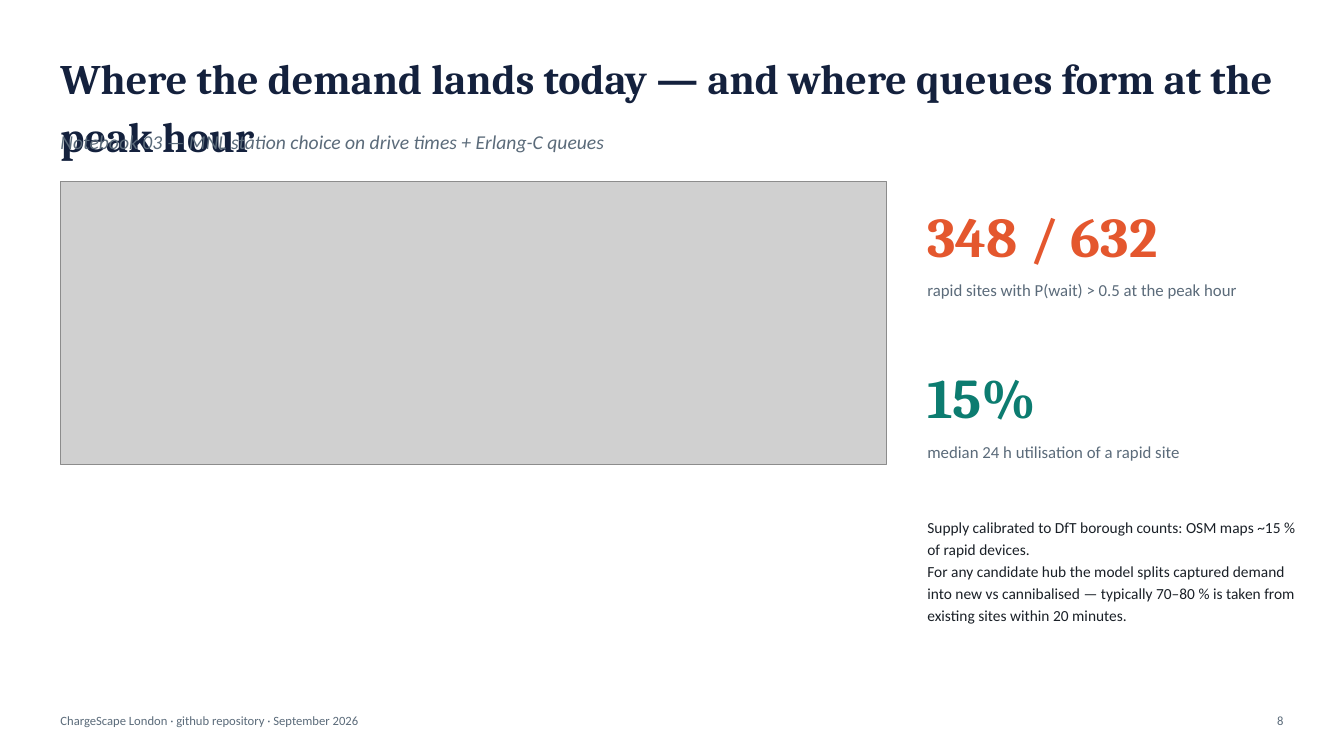
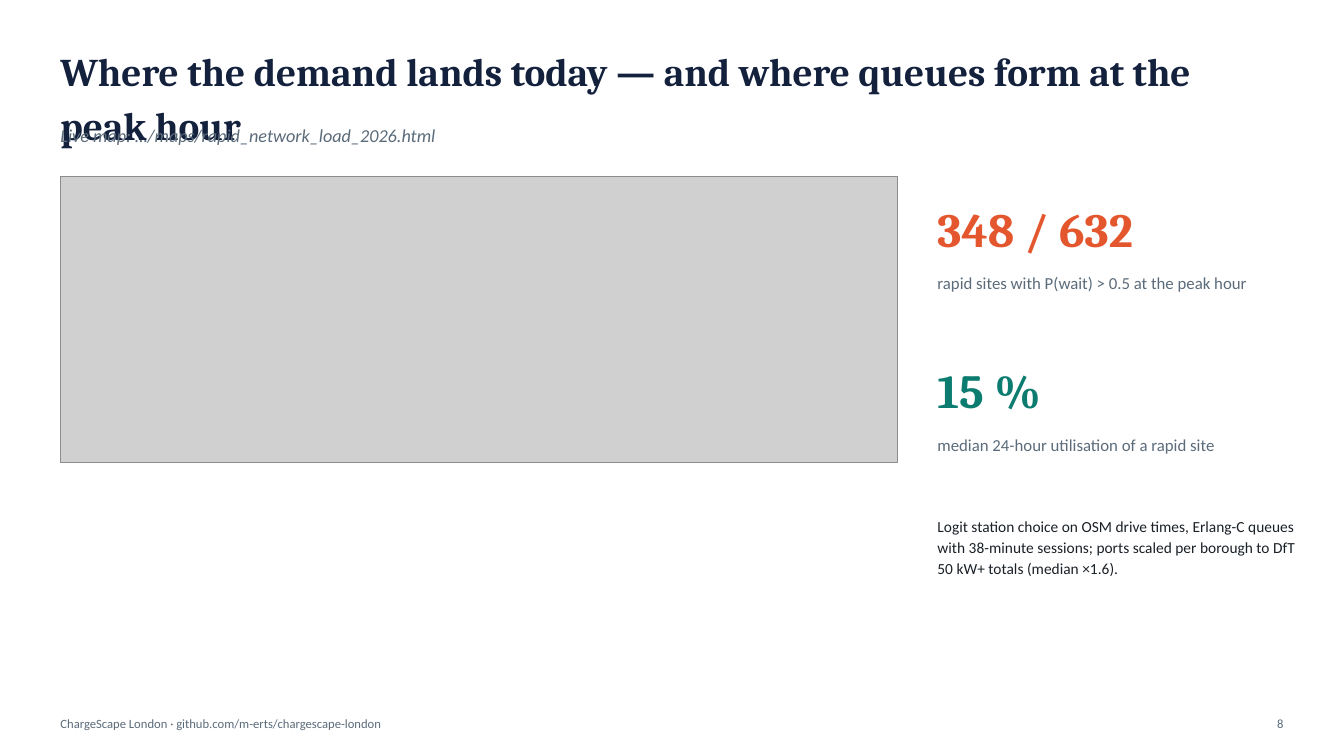
Before and after one commit to m-erts/chargescape-london, a slide deck: slide 8 of reports/ChargeScape_London.pptx. Drawn at 1344x756 pixels with LibreOffice and Linux fonts; fonts in the diff are those of the drawing; grey boxes stand for pictures. Boxes give left, top, right and bottom in pixels: in the first picture for what was removed or moved away, otherwise in the second. Text is boxed around its words. In the diff, an @@ line names an element or a change of style, - is before the commit and + after.

```diff
--- a/reports/ChargeScape_London.pptx
+++ b/reports/ChargeScape_London.pptx
@@ text "Where the demand lands today ..." at (60, 58, 1191, 149): size 30 to 28 pt @@
@@ text at (60, 127, 435, 147): text changed; size 14 to 13 pt @@
-Notebook 03 — MNL station choice on drive times + Erlang-C queues
+Live map: …/maps/rapid_network_load_2026.html
@@ picture: place and size @@
-picture at (60, 181, 887, 465)
+picture at (60, 176, 897, 463)
@@ text "348 / 632": place and size @@
-text "348 / 632" at (927, 219, 1158, 258)
+text "348 / 632" at (937, 214, 1133, 248)
@@ text "348 / 632" at (937, 214, 1133, 248): size 40 to 34 pt @@
@@ text "rapid sites with P(wait) > ...": place and size @@
-text "rapid sites with P(wait) > ..." at (927, 284, 1236, 299)
+text "rapid sites with P(wait) > ..." at (937, 277, 1246, 292)
@@ text at (937, 376, 983, 409): text changed; size 40 to 34 pt @@
-15%
+15 %
@@ text at (937, 439, 1214, 454): text changed @@
-median 24 h utilisation of a rapid site
+median 24-hour utilisation of a rapid site
@@ text at (937, 521, 1295, 576): text changed @@
-Supply calibrated to DfT borough counts: OSM maps ~15 % of rapid devices.
-For any candidate hub the model splits captured demand into new vs cannibalised — typically 70–80 % is taken from existing sites within 20 minutes.
+Logit station choice on OSM drive times, Erlang-C queues with 38-minute sessions; ports scaled per borough to DfT 50 kW+ totals (median ×1.6).
@@ text at (60, 719, 381, 730): text changed @@
-ChargeScape London · github repository · September 2026
+ChargeScape London · github.com/m-erts/chargescape-london
```
Also in this commit, not shown: 8 other slides changed, 6 slides added, 4 slides removed, 59 other files.
